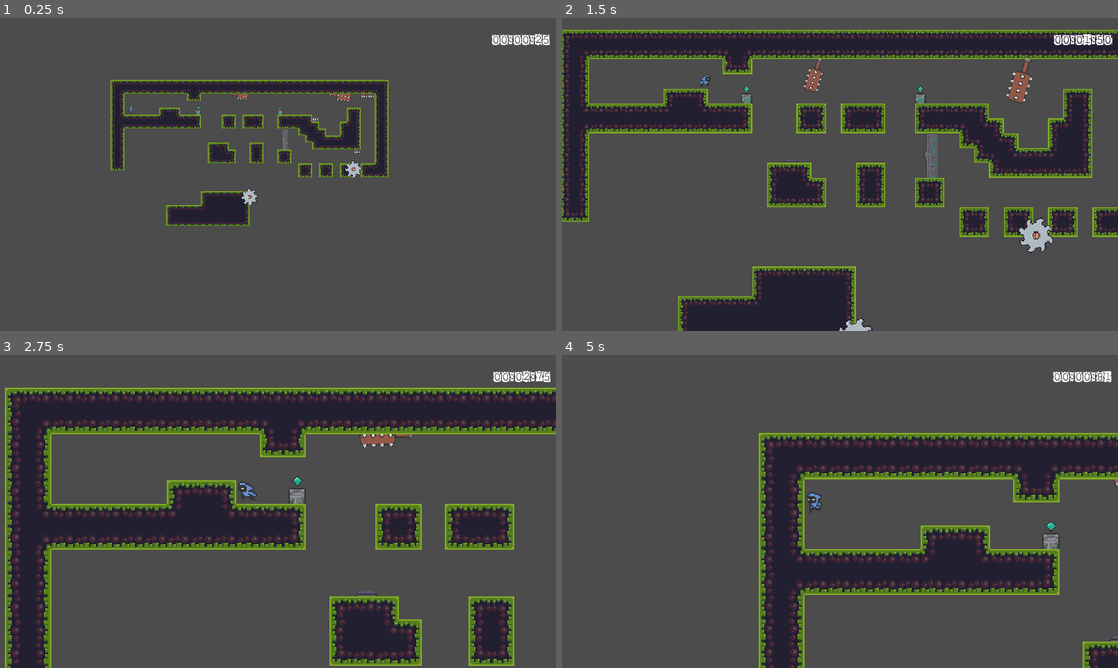
Above: before the commit, frames 1-4 (two rows, left to right).
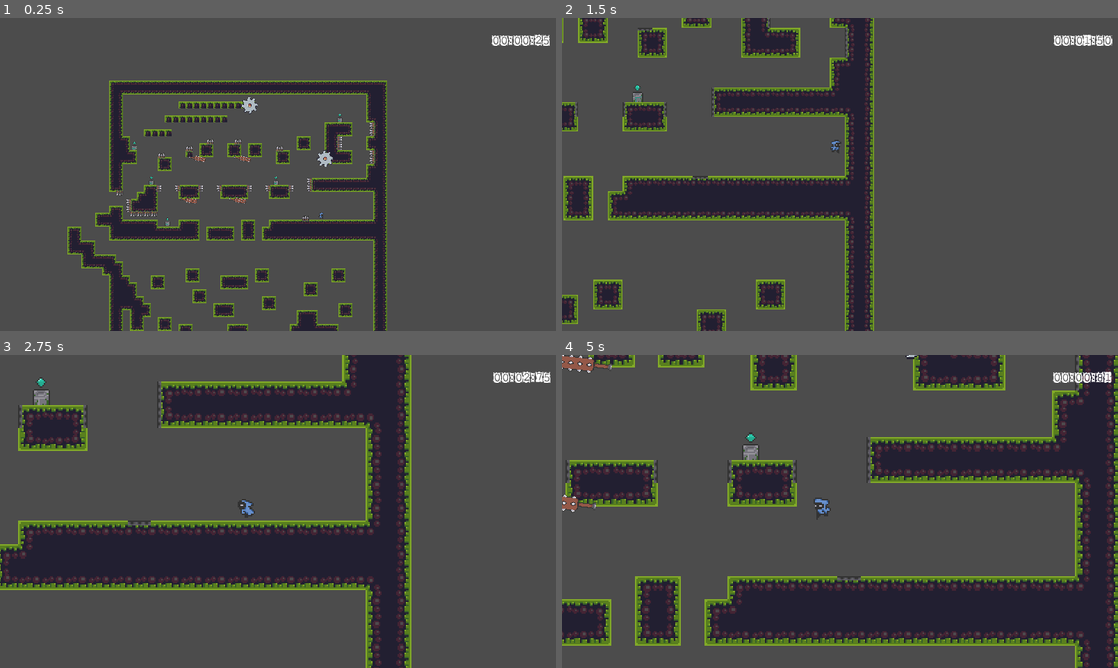
Above: after the commit, the same moments.

Repository: Mike149x/2DGameDraft
Game: Godot game, scene res://Scenes/Level1.tscn
Two runs of this game, one before a commit and one after it. Both use one fixed random seed, a clock stepped at 60 frames per second and the inputs below. Before the commit the project starts from res://Scenes/MainScene.tscn.
Inputs:
- Up to frame 1 (0.25 s): no input
- Up to frame 2 (1.5 s): hold D (right) from 0.53 s (still down); tap Z (zoom) at 0.6, 1.35 s; tap Space (jump) at 0.77 s
- Up to frame 3 (2.75 s): tap Space (jump) at 1.52 s; release D (right) at 2.03 s; hold A (left) from 2.03 s (still down); tap Z (zoom) at 2.1 s
- Up to frame 4 (5 s): release A (left) at 2.78 s; hold D (right) 2.78-4.28 s; tap Z (zoom) at 2.85, 3.6, 4.35 s; tap Space (jump) at 3.02, 3.77, 4.52 s; tap Backspace (reset) at 4.15 s; hold A (left) from 4.28 s (still down)

The runs differ from the first frame. In frame 1, 17% of the frame differs, in the area x 12-99%, y 4-100%; in frame 2, 41%; in frame 3, 46%, in the area x 0-100%, y 0-100%; in frame 4, 45%.

Commit message:
Begun BugFixing

Diff:
--- a/2DGameDraft/Scenes/Level1.tscn
+++ b/2DGameDraft/Scenes/Level1.tscn
@@ -470,15 +470,15 @@
 rotation = 3.14159
 
 [node name="SpikeTrap22" parent="." instance=ExtResource( 6 )]
-position = Vector2( 181, 154 )
+position = Vector2( 181, 156 )
 rotation = 3.14159
 
 [node name="SpikeTrap23" parent="." instance=ExtResource( 6 )]
-position = Vector2( 118, 169 )
+position = Vector2( 117, 172 )
 rotation = 3.14159
 
 [node name="SpikeTrap26" parent="." instance=ExtResource( 6 )]
-position = Vector2( 229, 139 )
+position = Vector2( 229, 140 )
 rotation = 3.14159
 
 [node name="SpikeTrap5" parent="." instance=ExtResource( 6 )]
--- a/2DGameDraft/Scenes/PlayerCharacter.gd
+++ b/2DGameDraft/Scenes/PlayerCharacter.gd
@@ -76,3 +76,16 @@
 	#set gravity
 	velocity.y += gravity * delta                   #gravity is constant, so player in air will always fall
 	velocity = move_and_slide(velocity, Vector2.UP)  #This makes the character actually move according to inputs
+
+
+
+
+
+
+
+
+
+func _on_DeathZone_area_entered(area):
+	if area.is_in_group("Deadly"):
+		if GameStats.check_reset() == false:
+			global_position = GameStats.get_spawn().global_position
--- a/2DGameDraft/Scenes/PlayerCharacter.tscn
+++ b/2DGameDraft/Scenes/PlayerCharacter.tscn
@@ -2,9 +2,6 @@
 
 [ext_resource path="res://Scenes/PlayerCharacter.gd" type="Script" id=1]
 [ext_resource path="res://Sprites/herochar_spritesheet(new).png" type="Texture" id=2]
-
-[sub_resource type="RectangleShape2D" id=1]
-extents = Vector2( 5.5, 7.5 )
 
 [sub_resource type="Animation" id=2]
 length = 0.001
@@ -138,18 +135,18 @@
 "values": [ 8, 9, 10, 11, 12, 13 ]
 }
 
+[sub_resource type="CapsuleShape2D" id=10]
+radius = 4.0
+height = 4.0
+
 [node name="PlayerCharacter" type="KinematicBody2D" groups=["Player"]]
 script = ExtResource( 1 )
-
-[node name="CollisionShape2D" type="CollisionShape2D" parent="."]
-position = Vector2( -0.5, 0.5 )
-shape = SubResource( 1 )
 
 [node name="Sprite" type="Sprite" parent="."]
 texture = ExtResource( 2 )
 hframes = 8
 vframes = 15
-frame = 40
+frame = 27
 
 [node name="AnimationPlayer" type="AnimationPlayer" parent="."]
 anims/RESET = SubResource( 2 )
@@ -160,3 +157,14 @@
 anims/pushing = SubResource( 7 )
 anims/roll = SubResource( 8 )
 anims/running = SubResource( 9 )
+
+[node name="CollisionPolygon2D" type="CollisionPolygon2D" parent="."]
+polygon = PoolVector2Array( 3, -2, 3, 7, 2, 8, -4, 8, -5, 7, -5, -2, -3, -5, 1, -5 )
+
+[node name="DeathZone" type="Area2D" parent="."]
+
+[node name="CollisionShape2D" type="CollisionShape2D" parent="DeathZone"]
+position = Vector2( -1, 1 )
+shape = SubResource( 10 )
+
+[connection signal="area_entered" from="DeathZone" to="." method="_on_DeathZone_area_entered"]
--- a/2DGameDraft/Scenes/SwingingTrap.tscn
+++ b/2DGameDraft/Scenes/SwingingTrap.tscn
@@ -1,6 +1,5 @@
-[gd_scene load_steps=5 format=2]
+[gd_scene load_steps=4 format=2]
 
-[ext_resource path="res://Scenes/SwingingTrap.gd" type="Script" id=1]
 [ext_resource path="res://Sprites/trap_suspended_anim_strip_18.png" type="Texture" id=2]
 
 [sub_resource type="Animation" id=1]
@@ -33,20 +32,18 @@
 }
 
 [node name="SwingingTrap" type="Node2D"]
-script = ExtResource( 1 )
 
 [node name="Sprite" type="Sprite" parent="."]
 position = Vector2( 0, 16 )
 texture = ExtResource( 2 )
 hframes = 18
 
-[node name="Area2D" type="Area2D" parent="."]
+[node name="Area2D" type="Area2D" parent="." groups=["Deadly"]]
 
 [node name="CollisionPolygon2D" type="CollisionPolygon2D" parent="Area2D"]
 polygon = PoolVector2Array( 0.0625, 14, -6.875, 14, -7.9375, 15.9375, -11.875, 18.5, -8.125, 21.125, -8.125, 24, -11.87 …(341 unchanged characters)…
 
 [node name="AnimationPlayer" type="AnimationPlayer" parent="."]
+autoplay = "swing"
 anims/RESET = SubResource( 1 )
 anims/swing = SubResource( 20 )
-
-[connection signal="body_entered" from="Area2D" to="." method="_on_Area2D_body_entered"]
--- a/2DGameDraft/project.godot
+++ b/2DGameDraft/project.godot
@@ -11,7 +11,7 @@
 [application]
 
 config/name="2dGameDraft"
-run/main_scene="res://Scenes/MainScene.tscn"
+run/main_scene="res://Scenes/Level1.tscn"
 config/icon="res://icon.png"
 
 [autoload]
